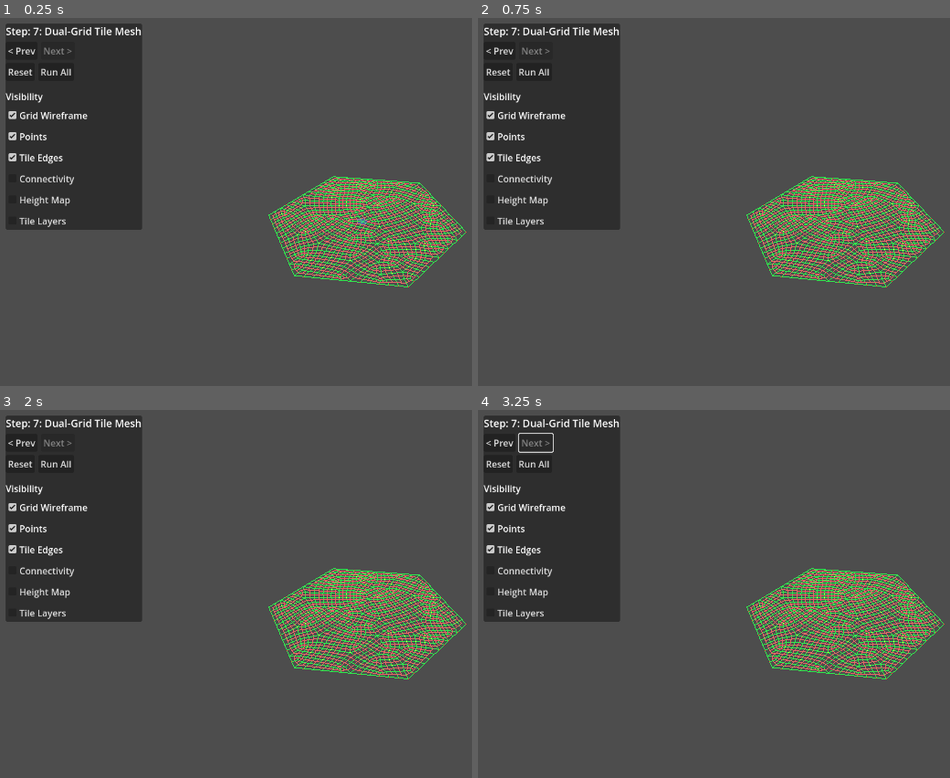
Above: before the commit, frames 1-4 (two rows, left to right).
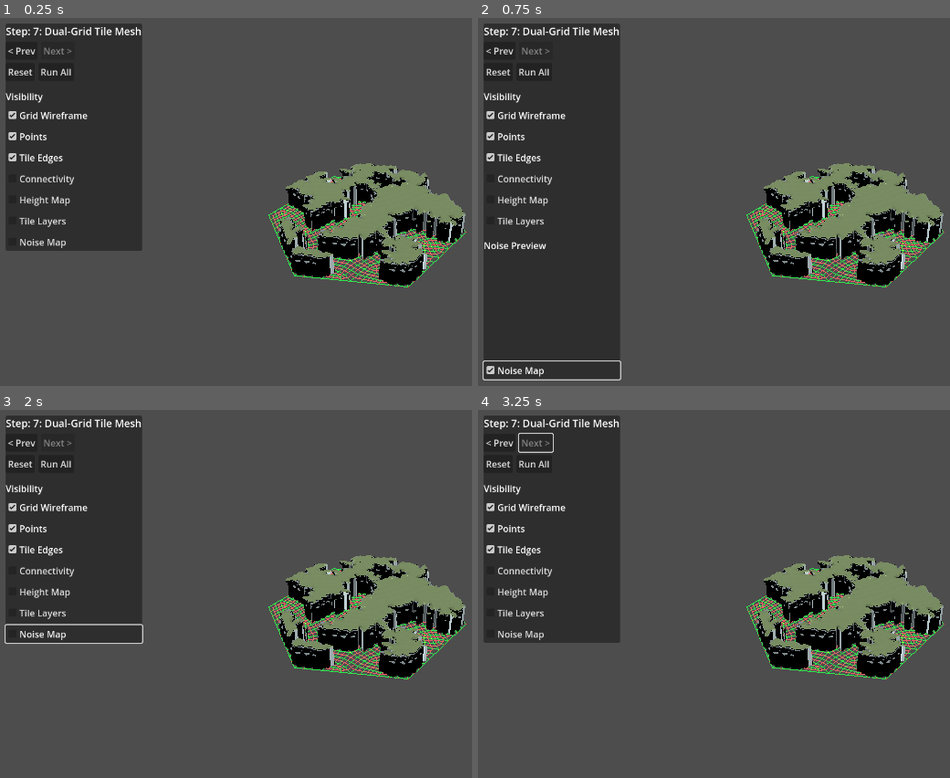
Above: after the commit, the same moments.

Repository: lucasbiancogs/map_generation
Game: Godot game, scene res://scenes/organic_grid.tscn
Two runs of this game, one before a commit and one after it. Both use one fixed random seed, a clock stepped at 60 frames per second and the inputs below.
Inputs (mouse positions are in pixels of both pictures, inside the frame that each line leads up to):
- Up to frame 1 (0.25 s): no input
- Up to frame 2 (0.75 s): click (553, 242) at 0.5 s, where only the run after the commit has a clickable "Noise Map"
- Up to frame 3 (2 s): click (75, 763) at 1.25 s, where only the run after the commit has a clickable "Noise Map"
- Up to frame 4 (3.25 s): click "< Prev" at 2 s; click "Next >" at 2.75 s

The runs differ from the first frame. In frame 1, 9.9% of the frame differs, in the area x 1-99%, y 39-73%; in frame 2, 20%, in the area x 0-99%, y 39-99%; in frame 3, 10%; in frame 4, 9.9%.

Commit message:
Add Perlin noise height map generation and UI noise preview
Generate height map from FastNoiseLite with configurable thresholds
mapping noise values to height levels. Add noise preview texture in
the StepController panel toggled via Noise Map checkbox.

Diff:
--- a/scripts/map_generation.gd
+++ b/scripts/map_generation.gd
@@ -9,8 +9,23 @@
 ## Maximum height a point can be set to.
 @export_range(1, 5) var max_height: int = 3
 
+@export_group("Noise Height Map")
+## Seed for Perlin noise generation.
+@export var noise_seed: int = 0
+## Noise frequency — higher values produce more variation over shorter distances.
+@export_range(0.01, 2.0) var noise_frequency: float = 0.15
+## Maps normalized noise values (0–1) to height levels.
+## Each entry: {"noise": threshold, "height": level}. Must be sorted by noise ascending.
+@export var noise_height_thresholds: Array[Dictionary] = [
+	{"noise": 0.5, "height": 0},
+	{"noise": 0.8, "height": 1},
+	{"noise": 1, "height": 2},
+]
+
 ## Height per subdivided grid point. 0 = water, 1+ = land/cliff.
 var height_map: PackedInt32Array = PackedInt32Array()
+## Raw normalized noise values (0–1) per subdivided grid point, for visualization.
+var noise_values: PackedFloat32Array = PackedFloat32Array()
 
 ## Per-quad tile layers. Each entry is an array of {layer: int, mesh_index: int}.
 ## mesh_index is a 4-bit marching-squares index (0–15).
@@ -93,6 +108,88 @@
 	height_map.resize(grid.subdivided_points.size())
 	height_map.fill(0)
 	_compute_quad_canonical_order()
+	_generate_noise_height_map()
+	compute_tile_layers()
+	place_tiles()
+
+
+## Generates the height map from Perlin noise using the configured thresholds.
+func _generate_noise_height_map() -> void:
+	var noise := FastNoiseLite.new()
+	noise.noise_type = FastNoiseLite.TYPE_PERLIN
+	noise.seed = noise_seed
+	noise.frequency = noise_frequency
+
+	noise_values.resize(grid.subdivided_points.size())
+	noise_values.fill(0.0)
+
+	for i in range(grid.subdivided_points.size()):
+		if grid.subdivided_is_outer_edge[i]:
+			height_map[i] = 0
+			noise_values[i] = 0.0
+			continue
+
+		var pos: Vector3 = grid.subdivided_points[i]
+		# FastNoiseLite returns values in [-1, 1]; normalize to [0, 1].
+		var noise_val: float = (noise.get_noise_2d(pos.x, pos.z) + 1.0) * 0.5
+		noise_values[i] = noise_val
+
+		height_map[i] = _noise_to_height(noise_val)
+
+
+## Generates a 2D preview texture of the noise, covering the grid's XZ bounding area.
+func generate_noise_preview(resolution: int = 128) -> ImageTexture:
+	var noise := FastNoiseLite.new()
+	noise.noise_type = FastNoiseLite.TYPE_PERLIN
+	noise.seed = noise_seed
+	noise.frequency = noise_frequency
+
+	# Compute XZ bounds from grid points.
+	var min_x: float = INF
+	var max_x: float = -INF
+	var min_z: float = INF
+	var max_z: float = -INF
+	for pt in grid.subdivided_points:
+		min_x = minf(min_x, pt.x)
+		max_x = maxf(max_x, pt.x)
+		min_z = minf(min_z, pt.z)
+		max_z = maxf(max_z, pt.z)
+
+	var range_x: float = max_x - min_x
+	var range_z: float = max_z - min_z
+	if range_x < 0.001 or range_z < 0.001:
+		return null
+
+	var img := Image.create(resolution, resolution, false, Image.FORMAT_RGB8)
+	for py in range(resolution):
+		for px in range(resolution):
+			var world_x: float = min_x + (float(px) / (resolution - 1)) * range_x
+			var world_z: float = min_z + (float(py) / (resolution - 1)) * range_z
+			var val: float = (noise.get_noise_2d(world_x, world_z) + 1.0) * 0.5
+
+			# Color by height threshold.
+			var height: int = _noise_to_height(val)
+			var color: Color
+			if height == 0:
+				color = Color(0.15, 0.3, 0.7)
+			else:
+				var t: float = float(height - 1) / float(maxi(max_height - 1, 1))
+				color = Color(0.3, 0.8, 0.3).lerp(Color(0.6, 0.4, 0.2), t)
+
+			img.set_pixel(px, py, color)
+
+	return ImageTexture.create_from_image(img)
+
+
+## Converts a normalized noise value (0–1) to a height level using the thresholds.
+func _noise_to_height(noise_val: float) -> int:
+	for entry in noise_height_thresholds:
+		if noise_val <= entry["noise"]:
+			return entry["height"]
+	# Above all thresholds — use the last entry's height.
+	if not noise_height_thresholds.is_empty():
+		return noise_height_thresholds.back()["height"]
+	return 0
 
 
 ## Computes per-quad canonical vertex ordering and rotation offsets.
@@ -197,16 +294,6 @@
 			var b3: int = 1 if h3 > layer else 0
 			var mesh_index: int = b0 | (b1 << 1) | (b2 << 2) | (b3 << 3)
 			layers.append({"layer": layer, "mesh_index": mesh_index})
-
-		if not layers.is_empty():
-			for l in layers:
-				var idx: int = l["mesh_index"]
-				var b: String = "%d%d%d%d" % [(idx >> 3) & 1, (idx >> 2) & 1, (idx >> 1) & 1, idx & 1]
-				var lookup_name: String = _tile_lookup[idx]["scene_name"] if _tile_lookup.has(idx) else "???"
-				print("  Quad %d layer %d: %s (index %d) -> %s rot %d" % [
-					qi, l["layer"], b, idx, lookup_name,
-					_tile_lookup[idx]["rotation"] if _tile_lookup.has(idx) else -1
-				])
 
 		quad_tile_layers.append(layers)
 
--- a/scripts/step_controller.gd
+++ b/scripts/step_controller.gd
@@ -3,6 +3,7 @@
 
 @export var grid: BaseGrid
 @export var visualizer: GridVisualizer
+@export var map_gen: MapGeneration
 
 var _current_step: int = 0
 var _step_label: Label
@@ -99,6 +100,32 @@
 		visualizer.refresh()
 	)
 
+	# Noise preview image (hidden by default, shown via toggle).
+	var noise_sep := HSeparator.new()
+	noise_sep.visible = false
+	vbox.add_child(noise_sep)
+
+	var noise_label := Label.new()
+	noise_label.text = "Noise Preview"
+	noise_label.add_theme_font_size_override("font_size", 16)
+	noise_label.visible = false
+	vbox.add_child(noise_label)
+
+	var noise_rect := TextureRect.new()
+	noise_rect.custom_minimum_size = Vector2(180, 180)
+	noise_rect.stretch_mode = TextureRect.STRETCH_KEEP_ASPECT_CENTERED
+	noise_rect.expand_mode = TextureRect.EXPAND_IGNORE_SIZE
+	noise_rect.visible = false
+	vbox.add_child(noise_rect)
+
+	_add_toggle(vbox, "Noise Map", false, func(toggled: bool):
+		noise_sep.visible = toggled
+		noise_label.visible = toggled
+		noise_rect.visible = toggled
+		if toggled and map_gen and noise_rect.texture == null:
+			noise_rect.texture = map_gen.generate_noise_preview()
+	)
+
 	panel.add_child(vbox)
 	add_child(panel)
 
